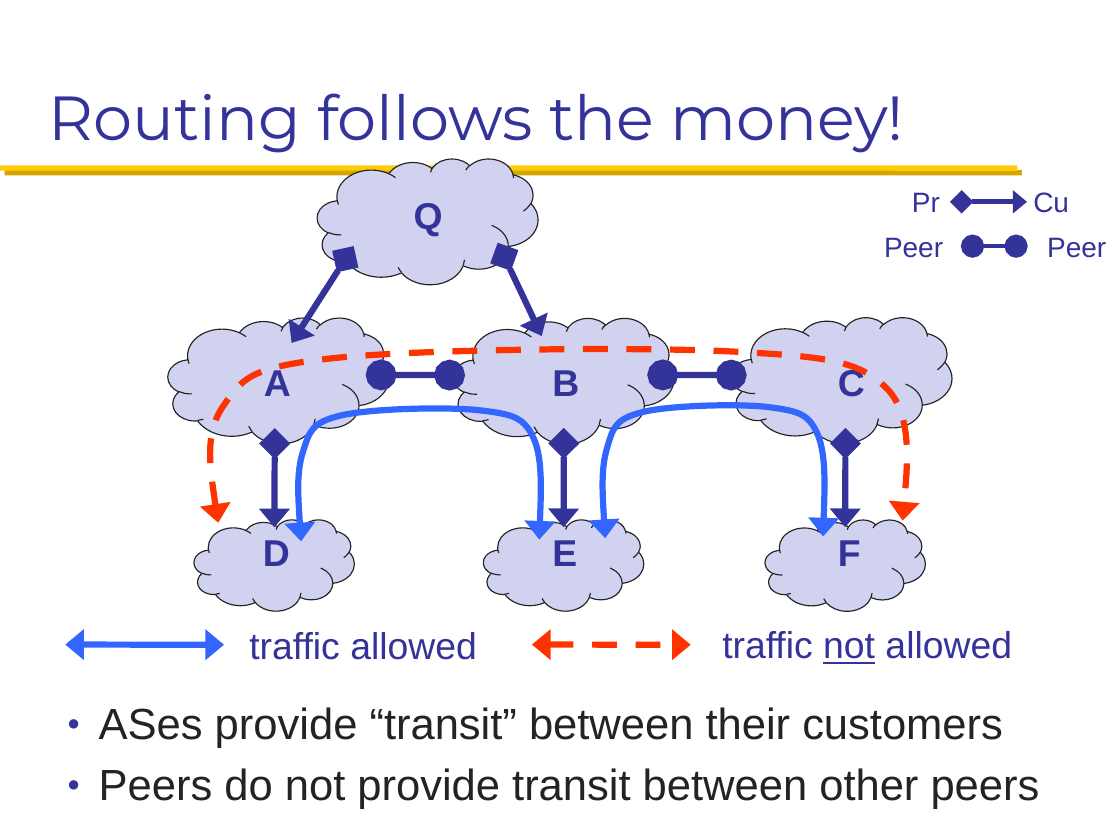
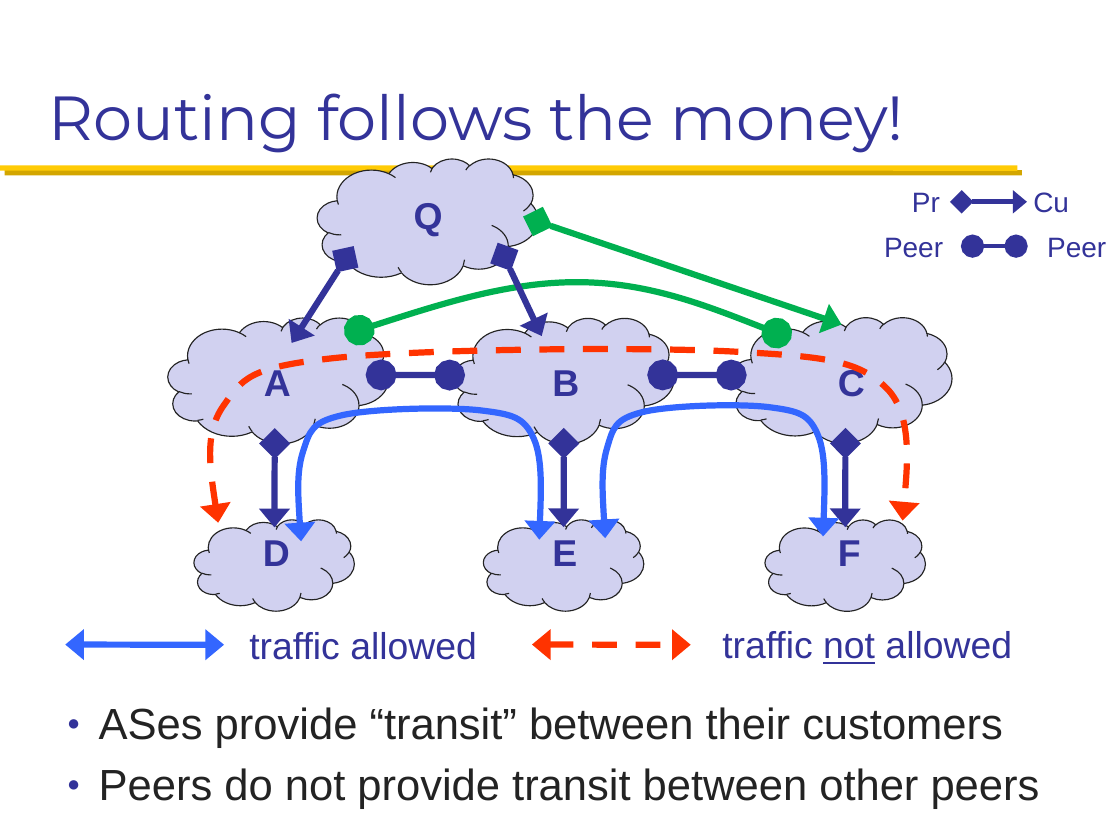
Before and after one commit to mosharaf/eecs489, a slide deck: slide 45 of Slides/110220.pptx. Drawn at 1120x840 pixels with LibreOffice and Linux fonts; fonts in the diff are those of the drawing. Boxes give left, top, right and bottom in pixels: in the first picture for what was removed or moved away, otherwise in the second. Text is boxed around its words. In the diff, an @@ line names an element or a change of style, - is before the commit and + after.

```diff
--- a/Slides/110220.pptx
+++ b/Slides/110220.pptx
@@ double arrow added from (538, 222) to (841, 325), #00B050 4 pt @@
@@ freeform shape added at [360,282,777,333], outline #00B050 4 pt @@
```
Also in this commit, not shown: 1 other slide changed.
